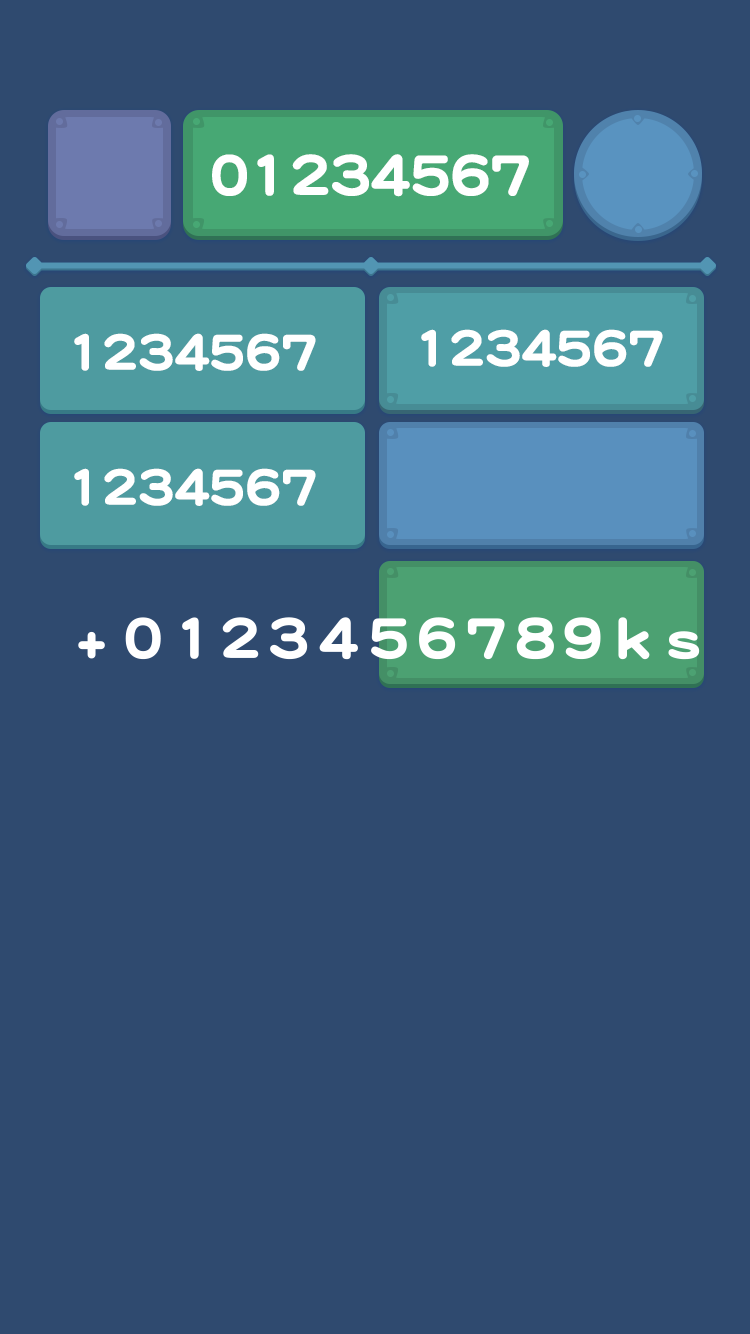
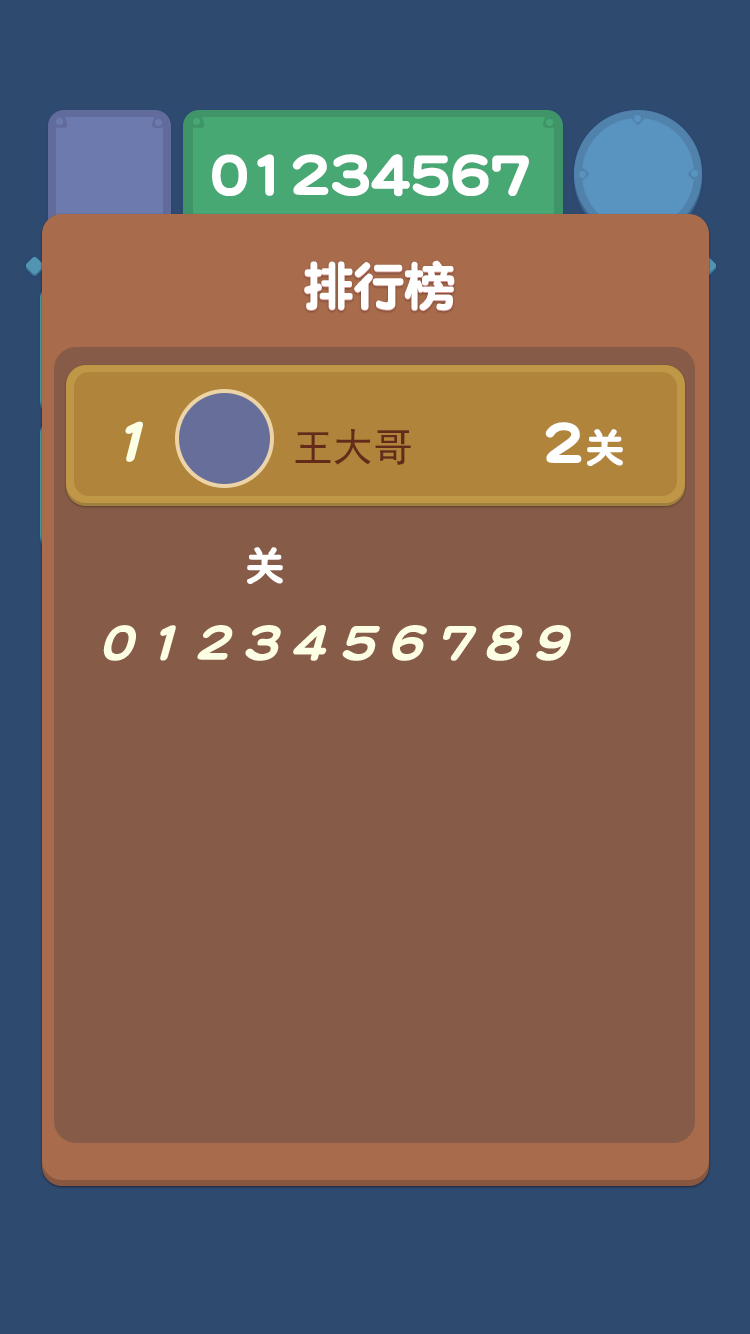
Layered file, before and after one edit (750 × 1334). Changes by layer:
showed group "排行榜" (1st of 3) (22 layers) over [42, 213, 709, 1186]
painted on "矩形 8 拷贝 5" over [74, 371, 677, 387]
painted on "矩形 2 拷贝 3" over [49, 227, 170, 235]
painted on "矩形 16 拷贝 12" over [631, 213, 633, 230]
